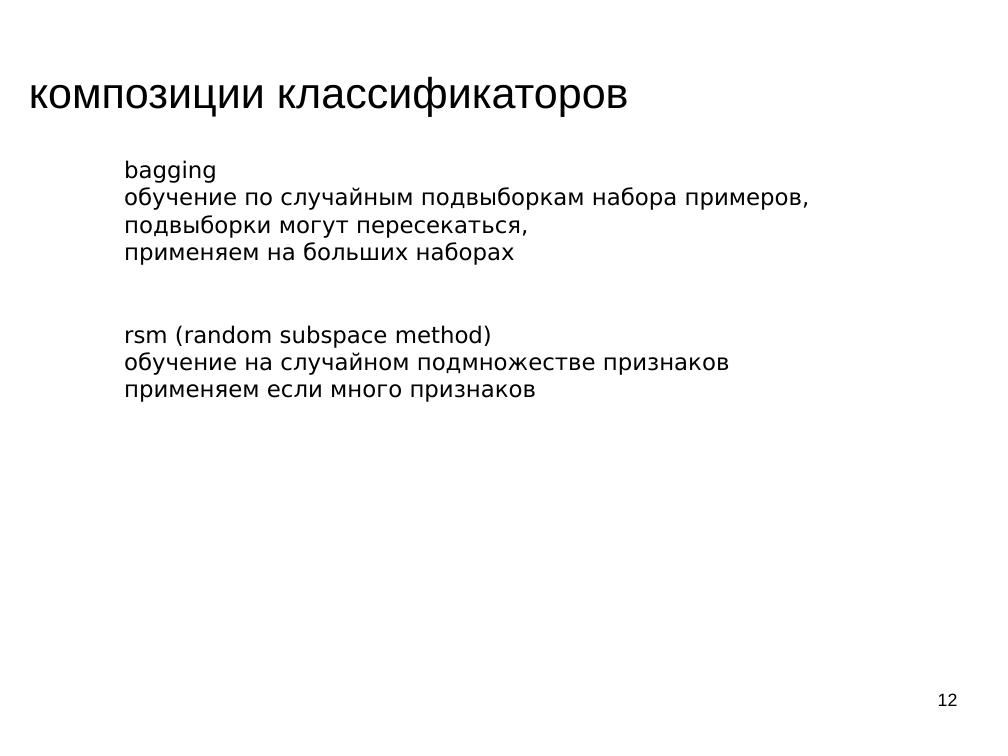
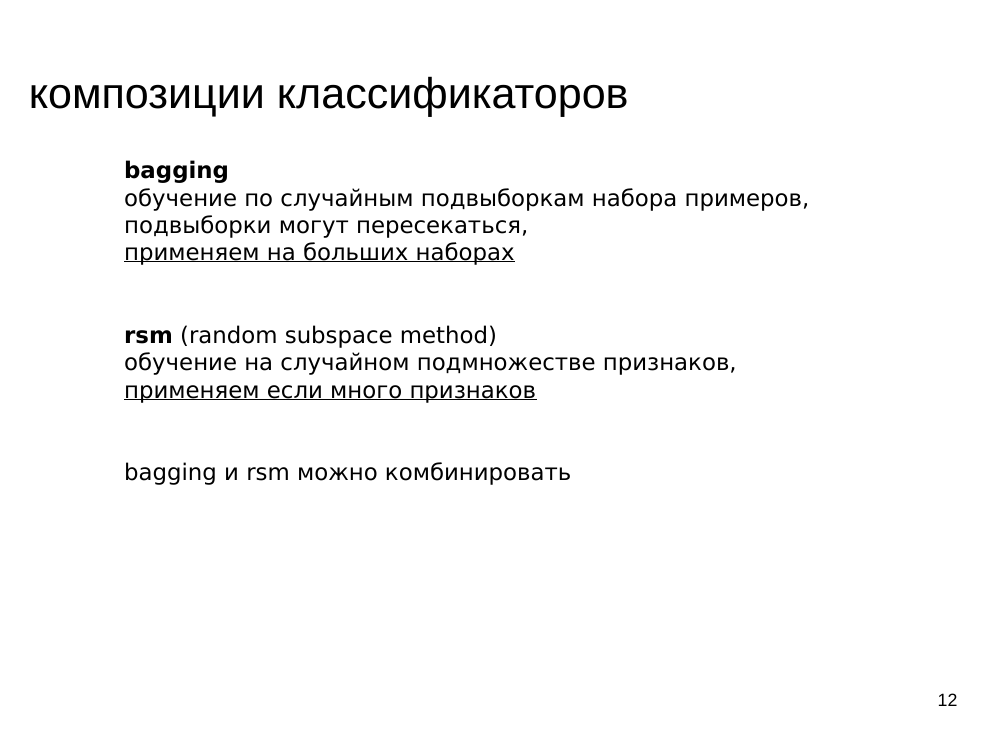
Before and after one commit to mechanoid5/ml_lectorium_legacy, a slide deck: slide 12 of 11-boost.odp. Drawn at 1008x756 pixels with LibreOffice and Linux fonts; fonts in the diff are those of the drawing; background and template pictures are left out. Boxes give left, top, right and bottom in pixels: in the first picture for what was removed or moved away, otherwise in the second. Text is boxed around its words. In the diff, an @@ line names an element or a change of style, - is before the commit and + after.

```diff
--- a/11-boost.odp
+++ b/11-boost.odp
@@ text at (124,160,537,403): bold on in "bagging", "rsm"; underline on in "применяем на больших наборах", "применяем если много признаков" @@
@@ text at (124,352,737,375): text changed @@
-обучение на случайном подмножестве признаков
+обучение на случайном подмножестве признаков,
@@ text at (124,462,571,485): paragraph added @@
+bagging и rsm можно комбинировать
```
Also in this commit, not shown: 3 other slides changed, 1 slide added, 1 other file.
